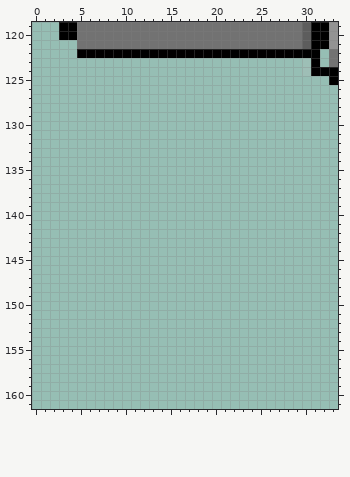
Two states of a pixel-art file, sprites/Cena urbana/tileset_urbano.ase. The picture above is the old version.
256x256 pixels, 1 frame. Pixels under 10% opacity are left out. Colours within 5 levels of each other are drawn and written as one. Shown: x 0..33, y 119..161. The commit also changed other parts of the picture, which this record leaves out.
After the commit:
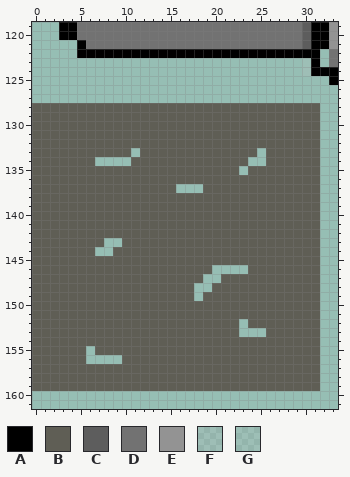
Palette (. is transparent): A #000000  B #5f5e55  C #5d5d5d  D #727272  E #939393  F #bfbfbf30  G #c2c2c22a
What changed:
Colour D gives way to colour A in row 121 at x 5.
The edit adds colour B in rows 128 to 132 at x 0 to 31; in row 133 at x 0 to 10, 12 to 24 and 26 to 31; in row 134 at x 0 to 6, 11 to 23 and 26 to 31; in row 135 at x 0 to 22 and 24 to 31; in row 136 at x 0 to 31; in row 137 at x 0 to 15 and 19 to 31.
The edit adds colour B in rows 138 to 142 at x 0 to 31; in row 143 at x 0 to 7 and 10 to 31; in row 144 at x 0 to 6 and 9 to 31; in row 145 at x 0 to 31; in row 146 at x 0 to 19 and 24 to 31; in row 147 at x 0 to 18 and 21 to 31.
The edit adds colour B in row 148 at x 0 to 17 and 20 to 31; in row 149 at x 0 to 17 and 19 to 31; in rows 150 to 151 at x 0 to 31; in row 152 at x 0 to 22 and 24 to 31; in row 153 at x 0 to 22 and 26 to 31; in row 154 at x 0 to 31.
The edit adds colour B in row 155 at x 0 to 5 and 7 to 31; in row 156 at x 0 to 5 and 10 to 31; in rows 157 to 159 at x 0 to 31.
Pixel boxes of the changes (left, top, right, bottom) in both pictures:
changed: (77, 40, 86, 49)
added: (32, 103, 320, 391)
